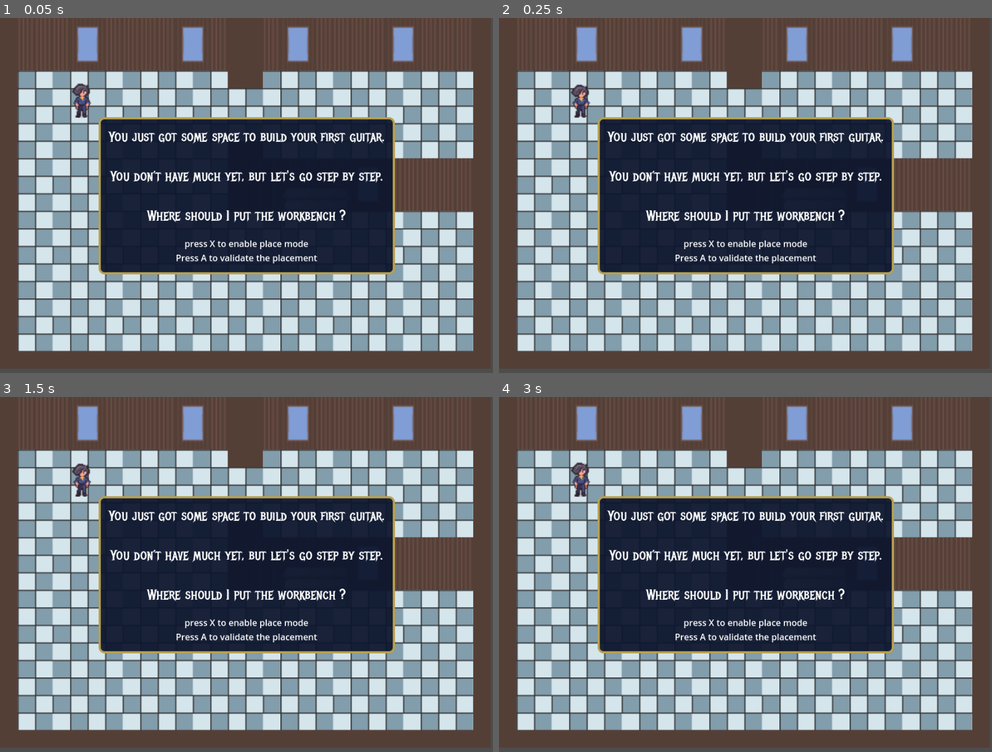
Above: before the commit, frames 1-4 (two rows, left to right).
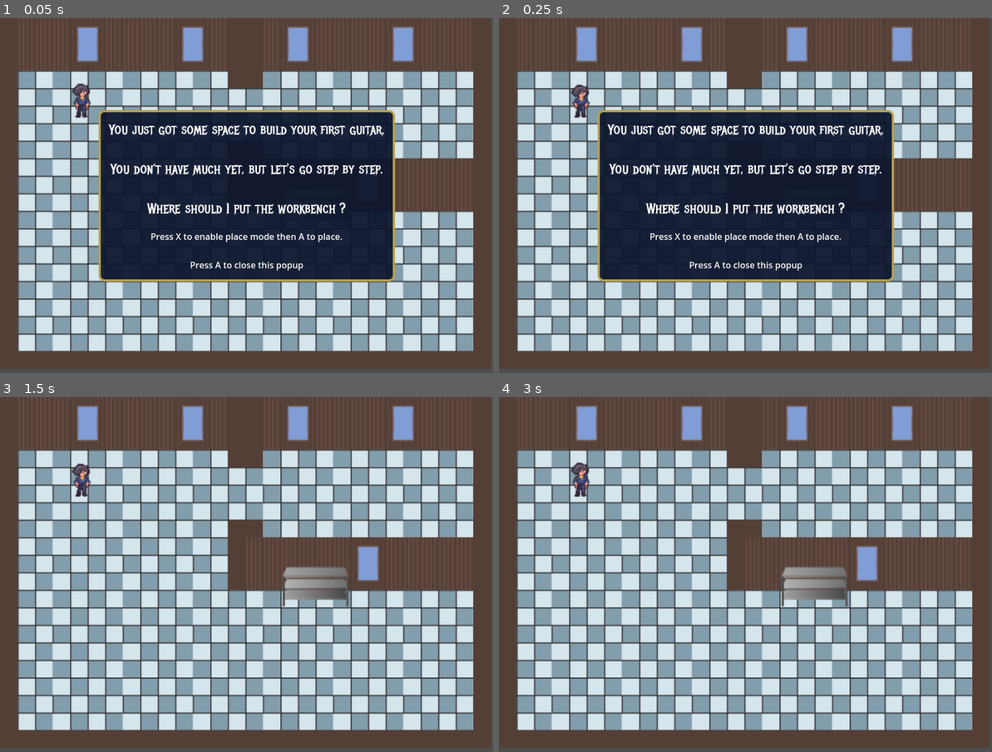
Above: after the commit, the same moments.

Repository: vince-bourgmayer/MyMusicalWorkbench
Game: Godot game, scene res://src/Game.tscn
Two runs of this game, one before a commit and one after it. Both use one fixed random seed, a clock stepped at 60 frames per second and the inputs below.
Inputs:
- Up to frame 1 (0.05 s): no input
- Up to frame 2 (0.25 s): no input
- Up to frame 3 (1.5 s): tap X at 0.5, 1.25 s; tap Enter (ui_accept) at 0.6, 0.77, 1.07, 1.35 s
- Up to frame 4 (3 s): tap Enter (ui_accept) at 1.52, 1.82, 2.1, 2.85 s; tap X at 2, 2.75 s

The runs differ from the first frame. In frame 1, 8.6% of the frame differs, in the area x 20-81%, y 25-75%; in frame 2, 8.6%; in frame 3, 26%, in the area x 20-81%, y 27-73%; in frame 4, 26%.

Commit message:
feature: allow to close the popup without triggering other action in world
issue #6

Diff:
--- a/project.godot
+++ b/project.godot
@@ -21,6 +21,20 @@
 
 [input]
 
+ui_accept={
+"deadzone": 0.5,
+"events": [Object(InputEventKey,"resource_local_to_scene":false,"resource_name":"","device":0,"window_id":0,"alt_pressed":false,"shift_pressed":false,"ctrl_pressed":false,"meta_pressed":false,"pressed":false,"keycode":4194309,"physical_keycode":0,"key_label":0,"unicode":0,"location":0,"echo":false,"script":null)
+, Object(InputEventKey,"resource_local_to_scene":false,"resource_name":"","device":0,"window_id":0,"alt_pressed":false,"shift_pressed":false,"ctrl_pressed":false,"meta_pressed":false,"pressed":false,"keycode":4194310,"physical_keycode":0,"key_label":0,"unicode":0,"location":0,"echo":false,"script":null)
+, Object(InputEventKey,"resource_local_to_scene":false,"resource_name":"","device":0,"window_id":0,"alt_pressed":false,"shift_pressed":false,"ctrl_pressed":false,"meta_pressed":false,"pressed":false,"keycode":32,"physical_keycode":0,"key_label":0,"unicode":32,"location":0,"echo":false,"script":null)
+, Object(InputEventJoypadButton,"resource_local_to_scene":false,"resource_name":"","device":-1,"button_index":0,"pressure":0.0,"pressed":false,"script":null)
+]
+}
+ui_cancel={
+"deadzone": 0.5,
+"events": [Object(InputEventKey,"resource_local_to_scene":false,"resource_name":"","device":0,"window_id":0,"alt_pressed":false,"shift_pressed":false,"ctrl_pressed":false,"meta_pressed":false,"pressed":false,"keycode":4194305,"physical_keycode":0,"key_label":0,"unicode":0,"location":0,"echo":false,"script":null)
+, Object(InputEventJoypadButton,"resource_local_to_scene":false,"resource_name":"","device":-1,"button_index":1,"pressure":0.0,"pressed":false,"script":null)
+]
+}
 move_right={
 "deadzone": 0.2,
 "events": [Object(InputEventJoypadMotion,"resource_local_to_scene":false,"resource_name":"","device":-1,"axis":0,"axis_value":1.0,"script":null)
--- a/src/Game.tscn
+++ b/src/Game.tscn
@@ -5,7 +5,7 @@
 [ext_resource type="PackedScene" uid="uid://3vbphrw7sk3j" path="res://src/scenes/Player.tscn" id="2_3msxb"]
 [ext_resource type="PackedScene" uid="uid://dagirnw3qypp1" path="res://src/scenes/tools/ToolPlaceHolder.tscn" id="4_7omc5"]
 [ext_resource type="PackedScene" uid="uid://dxxphm3k2tr85" path="res://src/scenes/tools/Table.tscn" id="5_km1yn"]
-[ext_resource type="PackedScene" uid="uid://cue34sxmerl3m" path="res://src/scenes/UI/popup_message.tscn" id="6_eu8jo"]
+[ext_resource type="PackedScene" uid="uid://cue34sxmerl3m" path="res://src/scenes/UI/Popup.tscn" id="6_eu8jo"]
 
 [node name="Game" type="Node2D"]
 script = ExtResource("1_lqjwq")
@@ -29,7 +29,8 @@
 
 [node name="UI" type="CanvasLayer" parent="."]
 
-[node name="Popup_message" parent="UI" instance=ExtResource("6_eu8jo")]
+[node name="Popup" parent="UI" instance=ExtResource("6_eu8jo")]
+visible = false
 anchors_preset = 15
 anchor_right = 1.0
 anchor_bottom = 1.0
--- a/src/game.gd
+++ b/src/game.gd
@@ -13,25 +13,19 @@
 	$ToolPlaceholder.set_size($Table.tool_size)
 	placementManager.init($Player, $ToolPlaceholder)
 	add_child(placementManager)
+	showPopup()
 
 
-# Called every frame. 'delta' is the elapsed time since the previous frame.
-func _process(_delta: float) -> void:
-	pass
-
 func toggle_placeholder():
-	print("button X pressed")
 	if is_tool_to_place:
 		$ToolPlaceholder.visible = !$ToolPlaceholder.visible
 
 func try_to_place_tool():
 	var canPlace = placementManager.checkPlace()
 	if !is_tool_to_place:
-		print("nothing to place")
 		return
 
 	if canPlace :
-		print("you can place here")
 		var table = $Table
 		remove_child($Table)
 		$World/Tools.add_child(table)
@@ -43,3 +37,12 @@
 		remove_child($ToolPlaceholder)
 	else:
 		print("you can't place here")
+
+func showPopup():
+	$Player.set_process_input(false)
+	$UI/Popup.show()
+	$UI/Popup._popup_closed.connect(_on_popup_closed)
+
+func _on_popup_closed():
+	print("pop up is closed")
+	$UI/Popup.queue_free()
--- a/src/scenes/UI/popup_message.tscn
+++ b/src/scenes/UI/Popup.tscn
@@ -1,5 +1,6 @@
-[gd_scene load_steps=3 format=3 uid="uid://cue34sxmerl3m"]
+[gd_scene load_steps=4 format=3 uid="uid://cue34sxmerl3m"]
 
+[ext_resource type="Script" uid="uid://6ytc830ongqm" path="res://src/scripts/UI/popup.gd" id="1_67fn5"]
 [ext_resource type="FontFile" uid="uid://c58dmr6ddp3k8" path="res://assets/fonts/MetalMania-Regular.ttf" id="1_gb1pr"]
 
 [sub_resource type="StyleBoxFlat" id="StyleBoxFlat_67fn5"]
@@ -14,9 +15,10 @@
 corner_radius_bottom_right = 10
 corner_radius_bottom_left = 10
 
-[node name="Popup_message" type="Control"]
+[node name="Popup" type="Control"]
 layout_mode = 3
 anchors_preset = 0
+script = ExtResource("1_67fn5")
 
 [node name="Panel" type="PanelContainer" parent="."]
 custom_minimum_size = Vector2(500, 50)
@@ -59,7 +61,8 @@
 
 [node name="Label2" type="Label" parent="Panel/MarginContainer/VBoxContainer"]
 layout_mode = 2
-text = "press X to enable place mode
-Press A to validate the placement"
+text = "Press X to enable place mode then A to place.
+
+Press A to close this popup"
 horizontal_alignment = 1
 vertical_alignment = 1
--- /dev/null
+++ b/src/scripts/UI/popup.gd
@@ -0,0 +1,17 @@
+# -----------------------------------------------------------------------------
+# popup.gd
+# Copyright (c) 2025 Vincent Bourgmayer
+# License: MIT
+# -----------------------------------------------------------------------------
+extends Control
+
+signal _popup_closed
+
+func _ready() -> void:
+	pass
+
+func _input(event: InputEvent) -> void:
+	if event.is_action_released("ui_accept") && visible:
+		hide()
+		get_viewport().set_input_as_handled()
+		_popup_closed.emit()
--- a/src/scripts/player.gd
+++ b/src/scripts/player.gd
@@ -10,17 +10,16 @@
 func _ready() -> void:
 	movement_system = preload("res://src/scripts/systems/world_movements.gd").new()
 	add_child(movement_system)
-	pass # Replace with function body.
 
-
-func _process(_delta: float) -> void:
-	movement_system.move(self, $AnimatedSprite2D)
-
-	if Input.is_action_just_released("try_place_tool"):
+func _unhandled_input(_event: InputEvent) -> void:
+	if _event.is_action_released("try_place_tool"):
 		get_parent().toggle_placeholder()
 
 	if Input.is_action_just_released("place_tool"):
 		get_parent().try_to_place_tool()
 
+func _process(_delta: float) -> void:
+	movement_system.move(self, $AnimatedSprite2D)
+
 func get_direction()->String:
 	return movement_system.get_direction()
--- a/src/scripts/systems/world_movements.gd
+++ b/src/scripts/systems/world_movements.gd
@@ -14,7 +14,6 @@
 
 func move(character: CharacterBody2D, animated_sprite: AnimatedSprite2D):
 	velocity = Vector2.ZERO
-
 	if Input.is_action_pressed("move_right"):
 		velocity.x += 1
 		handle_walk(animated_sprite, "walk_right")
--- a/src/scripts/tools/tool_placeholder.gd
+++ b/src/scripts/tools/tool_placeholder.gd
@@ -32,12 +32,6 @@
 	else:
 		$Visual.modulate = color_invalid
 
-
-# Called every frame. 'delta' is the elapsed time since the previous frame.
-func _process(_delta: float) -> void:
-	pass
-
-
 func _on_base_area_body_entered(_body: Node2D) -> void:
 	is_position_valid = false
 	update_color(is_position_valid)
--- a/src/scripts/world.gd
+++ b/src/scripts/world.gd
@@ -12,5 +12,5 @@
 
 
 # Called every frame. 'delta' is the elapsed time since the previous frame.
-func _process(delta: float) -> void:
+func _process(_delta: float) -> void:
 	pass
Not shown, added: src/scripts/UI/popup.gd.uid
